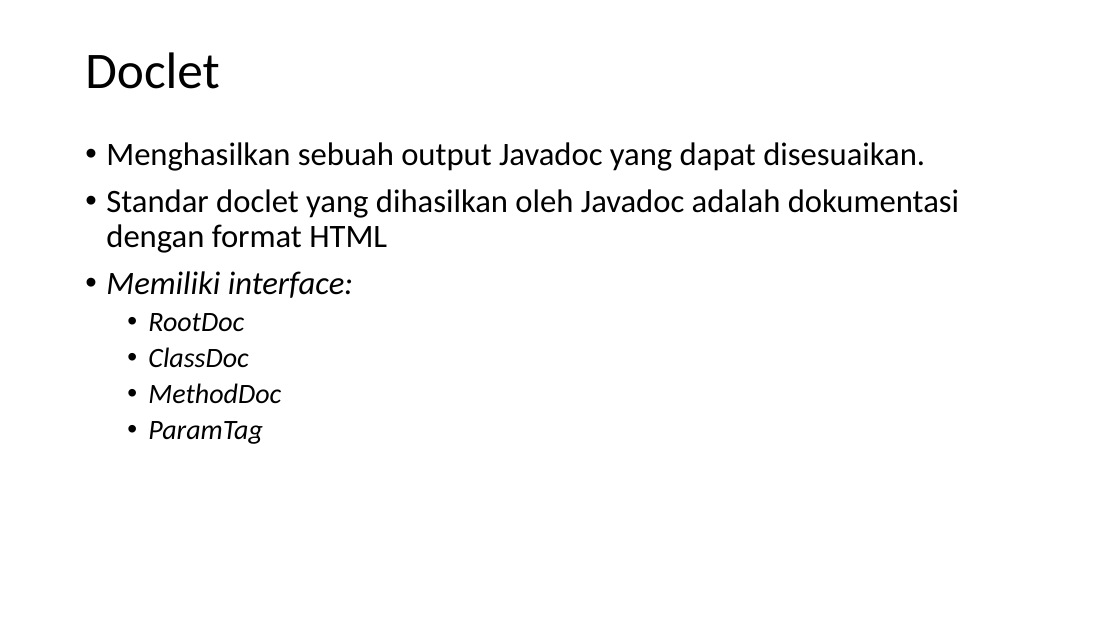
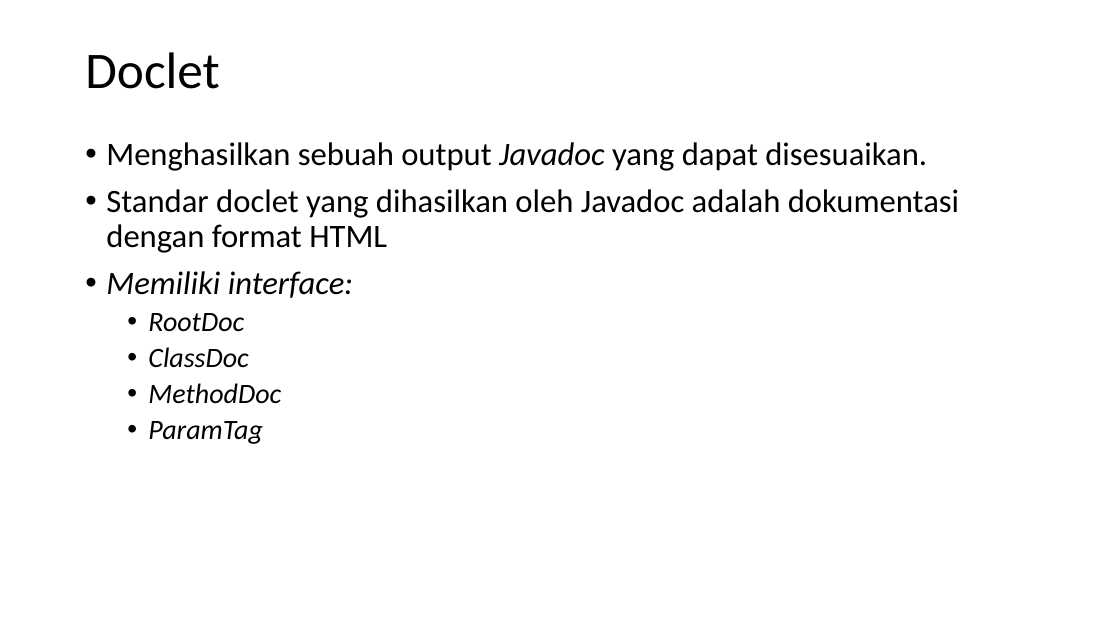
Before and after one commit to abathz/Skripsi, a slide deck: slide 6 of doc/Sidang Skripsi 1.pptx. Drawn at 1120x630 pixels with LibreOffice and Linux fonts; fonts in the diff are those of the drawing. Boxes give left, top, right and bottom in pixels: in the first picture for what was removed or moved away, otherwise in the second. Text is boxed around its words. In the diff, an @@ line names an element or a change of style, - is before the commit and + after.

```diff
--- a/doc/Sidang Skripsi 1.pptx
+++ b/doc/Sidang Skripsi 1.pptx
@@ text at box(106, 142, 927, 171): italic on in "Javadoc" @@
```
Also in this commit, not shown: 3 other slides changed, 43 other files.
